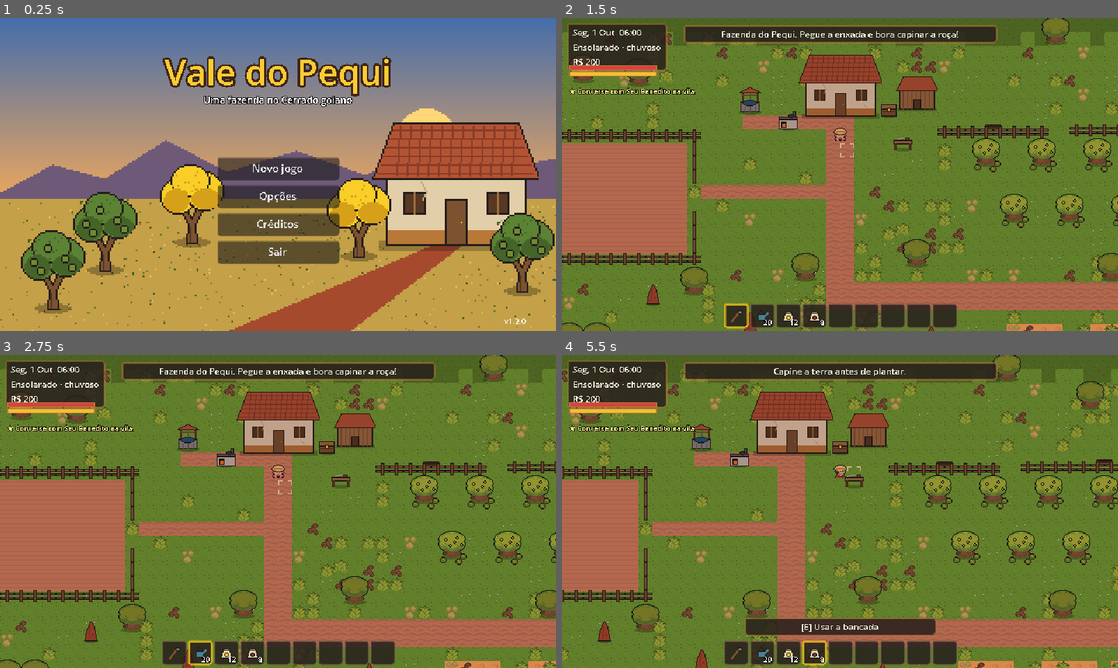
Above: before the commit, frames 1-4 (two rows, left to right).
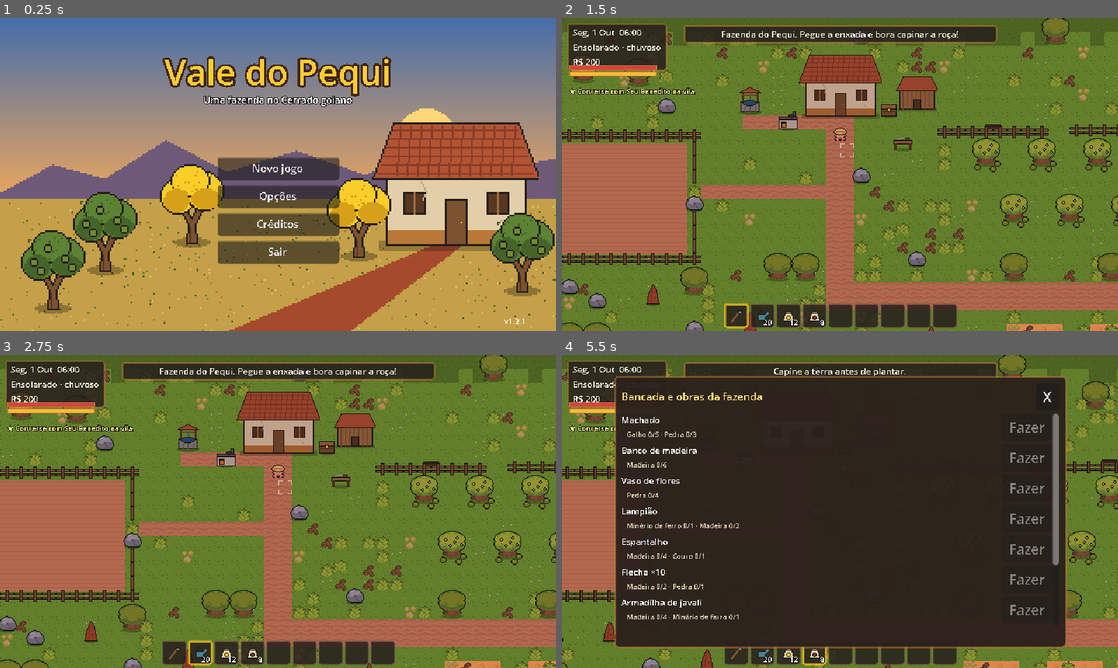
Above: after the commit, the same moments.

Repository: Carttocci/vale-do-pequi
Game: Godot game, scene res://scenes/title/title.tscn
Two runs of this game, one before a commit and one after it. Both use one fixed random seed, a clock stepped at 60 frames per second and the inputs below.
Inputs (mouse positions are in pixels of both pictures, inside the frame that each line leads up to):
- Up to frame 1 (0.25 s): no input
- Up to frame 2 (1.5 s): click "Novo jogo" at 0.5 s; click (734, 315) at 1.27 s
- Up to frame 3 (2.75 s): click "20" at 2 s
- Up to frame 4 (5.5 s): click "12" at 2.75 s; click "8" at 3.5 s; tap Enter at 4.25 s; move the mouse to (962, 495) at 4.27 s; hold D (move_right) 4.28-5 s; hold F (attack) 4.28-5 s; click (962, 495) at 4.42 s; tap E (interact) at 4.55 s; drag from (728, 527) to (851, 452) at 5.02 s

The runs differ from the first frame. In frame 1, less than 0.1% of the frame differs, in the area x 93-95%, y 96-98%; in frame 2, 1.4%; in frame 3, 1.4%; in frame 4, 70%, in the area x 0-100%, y 0-100%.

Commit message:
Ataque só com arma, clique esquerdo contextual, galho bloqueia passagem e pedras grandes para a picareta

Diff:
--- a/project.godot
+++ b/project.godot
@@ -7,7 +7,7 @@
 
 config/name="Vale do Pequi"
 config/description="Simulação de vida rural e Action RPG no Cerrado goiano."
-config/version="1.2.0"
+config/version="1.2.1"
 run/main_scene="res://scenes/title/title.tscn"
 config/features=PackedStringArray("4.3", "GL Compatibility")
 boot_splash/bg_color=Color(0.15, 0.12, 0.11, 1)
--- a/scripts/combat/combat.gd
+++ b/scripts/combat/combat.gd
@@ -37,37 +37,25 @@
     return item if item and item.is_weapon() else null
 
 
-## Soco: quando não tem arma nenhuma na mochila.
-static var FISTS: ItemData = _make_fists()
+## Botão de atacar sem arma na mão: pega a melhor arma da barra de itens
+## (se tiver) e coloca na mão. Sem arma na barra, não ataca.
+func equip_best_weapon() -> bool:
+    if weapon():
+        return true
+    var best := -1
+    var best_dmg := -1
+    for i in GameState.HOTBAR_SIZE:
+        var id := GameState.inventory.get_item_id(i)
+        var it := ItemDB.get_item(id) if id != &"" else null
+        if it and it.is_weapon() and not it.ranged and it.damage > best_dmg:
+            best = i
+            best_dmg = it.damage
+    if best < 0:
+        return false
+    GameState.select_slot(best)
+    return true
 
 
-static func _make_fists() -> ItemData:
-    var f := ItemData.new()
-    f.id = &"soco"
-    f.display_name = "Soco"
-    f.category = ItemData.Category.WEAPON
-    f.damage = 5
-    f.attack_cooldown = 0.35
-    f.reach = 14.0
-    f.arc_width = 14.0
-    f.knockback = 60.0
-    f.stun = 0.1
-    return f
-
-
-## Arma do botão de atacar: a da mão; se não tiver, a melhor arma de perto da
-## mochila; sem arma nenhuma, soco.
-func attack_weapon() -> ItemData:
-    var w := weapon()
-    if w:
-        return w
-    var best: ItemData = null
-    for i in GameState.inventory.size():
-        var id := GameState.inventory.get_item_id(i)
-        var it := ItemDB.get_item(id) if id != &"" else null
-        if it and it.is_weapon() and not it.ranged and (best == null or it.damage > best.damage):
-            best = it
-    return best if best else FISTS
 
 
 func _process(delta: float) -> void:
@@ -93,7 +81,7 @@
 
 ## Golpe normal (ou flecha). Retorna true se atacou.
 func attack() -> bool:
-    var w := attack_weapon()
+    var w := weapon()
     if w == null or cooldown > 0.0 or dodging > 0.0:
         return false
     if w.ranged:
--- a/scripts/farming/debris_field.gd
+++ b/scripts/farming/debris_field.gd
@@ -7,17 +7,20 @@
 ##   pedrinha  → E pega (ou picareta)                            → pedra
 ##   árvore    → machado (E ou golpe), 5 golpes                  → madeira + galho, fica o toco
 ##   toco      → machado, 3 golpes                               → madeira
+##   pedra grande → picareta, 4 golpes                          → pedras (às vezes minério)
+## Galho, árvore, toco e pedra grande bloqueiam a passagem.
 ## Todo dia nasce mais mato e cai galho das árvores. Salva tudo (grupo persistent).
 
 const KINDS := {
     &"mato": {"tex": "mato", "hp": 1, "solid": false, "prompt": "Arrancar mato"},
-    &"galho": {"tex": "galho", "hp": 1, "solid": false, "prompt": "Pegar galho"},
+    &"galho": {"tex": "galho", "hp": 1, "solid": true, "prompt": "Pegar galho"},
     &"pedrinha": {"tex": "pedrinha", "hp": 1, "solid": false, "prompt": "Pegar pedra"},
     &"arvore": {"tex": "arvore_cerrado", "hp": 5, "solid": true, "prompt": "Cortar árvore"},
     &"toco": {"tex": "toco", "hp": 3, "solid": true, "prompt": "Arrancar toco"},
+    &"pedra_grande": {"tex": "pedra_grande", "hp": 4, "solid": true, "prompt": "Quebrar pedra grande"},
 }
 ## Chance por célula de grama livre no jogo novo.
-const DENSITY := {&"mato": 0.16, &"galho": 0.035, &"pedrinha": 0.03, &"arvore": 0.035}
+const DENSITY := {&"mato": 0.16, &"galho": 0.035, &"pedrinha": 0.025, &"arvore": 0.035, &"pedra_grande": 0.02}
 const GRASS_TILES := [0, 1, 2]
 const DAILY_WEEDS := 4
 const DAILY_TWIGS := 2
@@ -131,6 +134,8 @@
         return {"prompt": "Capinar mato", "priority": 20}
     if k == &"pedrinha" and item.tool_type == ItemData.ToolType.PICKAXE:
         return {"prompt": "Quebrar pedra", "priority": 20}
+    if k == &"pedra_grande" and item.tool_type == ItemData.ToolType.PICKAXE:
+        return {"prompt": KINDS[k].prompt, "priority": 20}
     return {}
 
 
@@ -139,7 +144,7 @@
         return false
     var cell := cell_at(pos)
     var k := kind_at(cell)
-    if k in [&"arvore", &"toco"]:
+    if k in [&"arvore", &"toco", &"pedra_grande"]:
         if not GameState.use_energy(2):
             return false
         hit(cell, 1)
@@ -177,7 +182,7 @@
         return
     var c: Dictionary = cells[cell]
     c.hp -= power
-    Audio.play(&"acerto")
+    Audio.play(&"picareta" if c.kind == &"pedra_grande" else &"acerto")
     var node: Node2D = c.node
     var t := node.create_tween()
     node.position.x += 1
@@ -191,6 +196,13 @@
         _remove(cell)
         _add(cell, &"toco")
         EventBus.show_message("Timbeeer! A árvore caiu.", 1.5)
+    elif c.kind == &"pedra_grande":
+        _drop(cell, &"pedra", _rng.randi_range(3, 5))
+        if _rng.randf() < 0.25:
+            _drop(cell, &"minerio_ferro", 1)
+        GameState.add_xp(&"mineracao", 5)
+        Audio.play(&"pedra_quebra")
+        _remove(cell)
     else:
         _drop(cell, &"madeira", _rng.randi_range(1, 2))
         _remove(cell)
@@ -238,7 +250,7 @@
     if info.solid:
         var shape := CollisionShape2D.new()
         var r := RectangleShape2D.new()
-        r.size = Vector2(12, 6) if kind == &"arvore" else Vector2(12, 8)
+        r.size = {&"arvore": Vector2(12, 6), &"galho": Vector2(14, 8), &"pedra_grande": Vector2(16, 10)}.get(kind, Vector2(12, 8))
         shape.shape = r
         shape.position = Vector2(0, -3)
         body.add_child(shape)
@@ -297,7 +309,7 @@
             for k: StringName in DENSITY:
                 acc += DENSITY[k]
                 if roll < acc:
-                    if k == &"arvore" and _has_tree_near(cell):
+                    if k in [&"arvore", &"pedra_grande"] and _has_tree_near(cell):
                         break
                     _add(cell, k)
                     break
@@ -309,7 +321,7 @@
 func _has_tree_near(cell: Vector2i) -> bool:
     for dy in range(-1, 2):
         for dx in range(-1, 2):
-            if kind_at(cell + Vector2i(dx, dy)) in [&"arvore", &"toco"]:
+            if kind_at(cell + Vector2i(dx, dy)) in [&"arvore", &"toco", &"pedra_grande"]:
                 return true
     return false
 
--- a/scripts/player/player.gd
+++ b/scripts/player/player.gd
@@ -118,10 +118,19 @@
         # tocar em qualquer botão usaria a ferramenta. No toque, usar = botão próprio.
         if event is InputEventMouseButton and event.device == InputEvent.DEVICE_ID_EMULATION:
             return
-        _use_held = true
-        if combat.weapon():
+        # Clique = botão de ação contextual: perto de morador/objeto/planta, interage
+        # (igual ao E). Sem nada na frente: arma ataca, ferramenta trabalha.
+        _refresh_interaction_target()
+        var kind: int = _action.get("kind", ActionKind.NONE)
+        if kind != ActionKind.NONE and kind != ActionKind.ATTACK:
+            _interact_held = true
+            try_interact()
+        elif combat.weapon():
+            _use_held = true
             combat.attack()
             combat.begin_charge()
+        else:
+            _use_held = true
         get_viewport().set_input_as_handled()
     elif event.is_action_pressed("interact"):
         _interact_held = true
@@ -131,7 +140,11 @@
         combat.dodge(get_move_input())
         get_viewport().set_input_as_handled()
     elif event.is_action_pressed("attack"):
-        combat.attack()
+        # só ataca com arma; sem arma na mão, pega a melhor da barra
+        if combat.equip_best_weapon():
+            combat.attack()
+        else:
+            EventBus.show_message("Você precisa de uma arma na barra pra atacar (facão, espada...).", 2.0)
         get_viewport().set_input_as_handled()
     elif event.is_action_pressed("eat"):
         eat_best()
--- a/tests/test_runner.gd
+++ b/tests/test_runner.gd
@@ -2443,32 +2443,54 @@
 
 
 func _test_attack_button() -> void:
-    print("[botão de atacar]")
+    print("[ataque só com arma; clique contextual]")
     GameState.new_game()
-    _main.change_region_now(&"mata")
+    _main.change_region_now(&"farm")
     set_time(GameState.day, 10 * 60)
     GameState.inventory.clear()
     GameState.add_item(&"semente_milho", 5)
     GameState.select_slot(0)
     var combat := _player.combat
-    check(combat.attack_weapon() == CombatComponent.FISTS, "sem arma nenhuma: soco")
-    await place_player(Vector2(300, 200))
+    await place_player(Vector2(600, 300))
     _player.face(2)
-    var e := spawn_enemy(&"raiz_torta", Vector2(312, 200))
+    var e := spawn_enemy(&"raiz_torta", Vector2(612, 300))
     var hp := e.hp
     combat.cooldown = 0.0
+    _messages.clear()
     await action_press("attack")
-    check(e.hp < hp, "F (ou o botão ⚔) dá soco mesmo com semente na mão")
+    check(e.hp == hp and _messages.any(func(m: String) -> bool: return m.contains("precisa de uma arma")),
+        "sem arma não ataca (avisa)")
     GameState.add_item(&"facao", 1)
+    GameState.add_item(&"espada", 1)
     GameState.select_slot(0)
-    check(combat.attack_weapon().id == &"facao", "com facão na mochila, o botão usa o facão")
-    GameState.add_item(&"espada", 1)
-    check(combat.attack_weapon().id == &"espada", "pega a arma mais forte da mochila")
+    combat.cooldown = 0.0
+    await action_press("attack")
+    check(GameState.get_selected_item().id == &"espada" and e.hp < hp, "F/⚔ pega a melhor arma da barra e ataca")
+    # clique: com arma e nada na frente → ataca
+    e.global_position = Vector2(612, 300)  # o golpe anterior empurrou a raiz
+    await place_player(Vector2(600, 300))
+    _player.face(2)
     hp = e.hp
     combat.cooldown = 0.0
-    await action_press("attack")
-    check(e.hp < hp, "golpe com a arma da mochila")
+    await action_press("use_item")
+    check(e.hp < hp, "clique com espada na mão (sem nada na frente) ataca")
     e.queue_free()
+    await frames(1)
+    # clique perto de morador → conversa, não ataca
+    _main.change_region_now(&"vila")
+    Quests.active.clear()
+    var ben := npc("benedito")
+    set_time(GameState.day, 10 * 60)
+    ben.snap_to_schedule()
+    await place_player(ben.global_position + Vector2(0, 16))
+    _player.face(4)
+    await frames(3)
+    var dlg := _main.get_node("DialogueUI") as DialogueUI
+    await action_press("use_item")
+    check(dlg.is_open(), "clique perto do morador abre a conversa (mesmo com espada)")
+    dlg.close()
+    await frames(1)
+    Quests.reset()
     check(_main.get_node("TouchControls/Attack").action == "attack", "botão de atacar no celular")
 
 
@@ -2565,6 +2587,24 @@
     for i in 3:
         df.use_item(axe, tp, _player)
     check(df.kind_at(tree) == &"", "3 machadadas: toco arrancado")
+    # pedra grande: só picareta; galho e pedra grande bloqueiam a passagem
+    var rock := base + Vector2i(4, 6)
+    df._add(rock, &"pedra_grande")
+    df._add(base + Vector2i(6, 6), &"galho")
+    await get_tree().physics_frame
+    await get_tree().physics_frame
+    _main.level.invalidate_nav()
+    check(not _main.level.is_walkable(ground.map_to_local(rock) + Vector2(0, 4)), "pedra grande bloqueia")
+    check(not _main.level.is_walkable(ground.map_to_local(base + Vector2i(6, 6)) + Vector2(0, 4)), "galho bloqueia (não passa por cima)")
+    var rp := ground.map_to_local(rock)
+    check(df.get_item_action(axe, rp, _player).is_empty(), "machado não quebra pedra")
+    var pick := ItemDB.get_item(&"picareta")
+    check(df.get_item_action(pick, rp, _player).get("prompt", "") == "Quebrar pedra grande", "picareta: 'Quebrar pedra grande'")
+    for i in 4:
+        df.use_item(pick, rp, _player)
+    await frames(1)
+    var stones := df.get_children().filter(func(c: Node) -> bool: return c is Pickup and c.item_id == &"pedra")
+    check(df.kind_at(rock) == &"" and stones.size() >= 1, "4 picaretadas: vira pedras")
     # golpe de arma corta mato; machado no golpe também corta árvore
     df._add(base + Vector2i(1, 8), &"mato")
     df._add(base + Vector2i(1, 9), &"arvore")
Binary file added: assets/environments/pedra_grande_placeholder.png
Not shown, added: assets/environments/pedra_grande_placeholder.png.import
Not shown, changed: documentation/changelog.md
